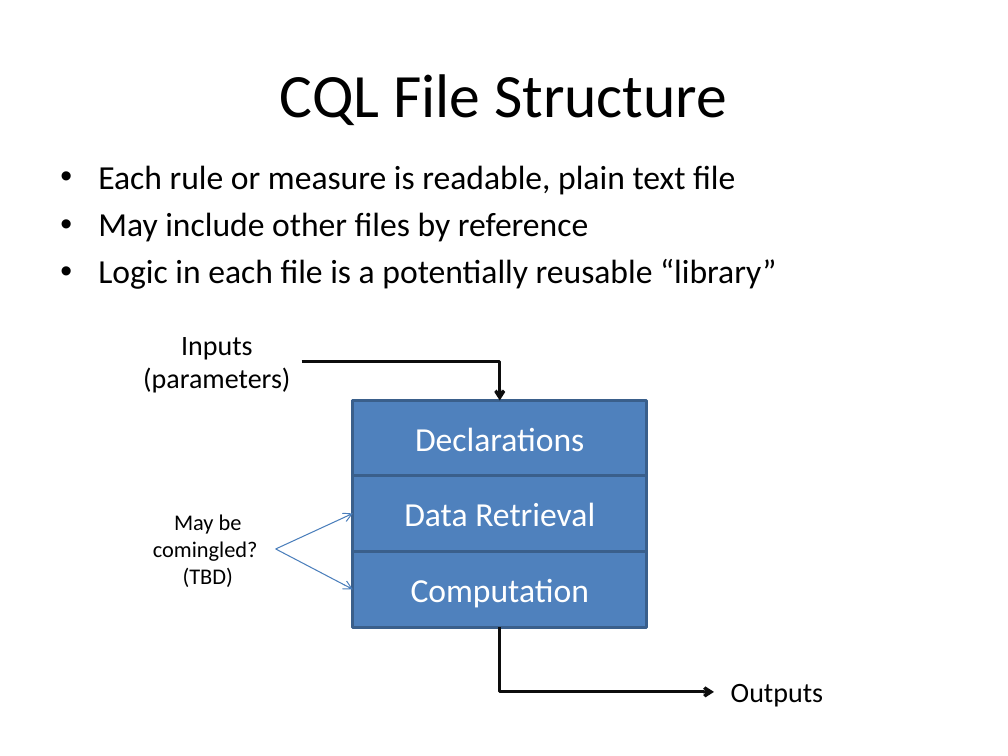
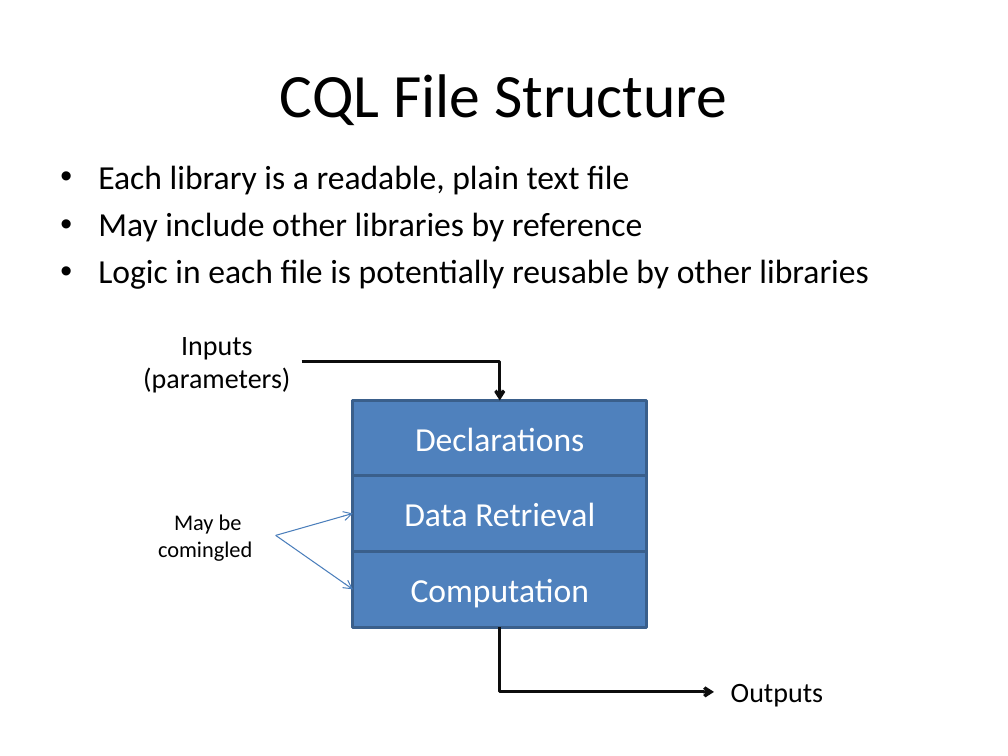
Before and after one commit to cqframework/OneModel, a slide deck: slide 4 of CQL/Documents/CQL_Technical_Introduction_20140604.pptx. Drawn at 1008x756 pixels with LibreOffice and Linux fonts; fonts in the diff are those of the drawing. Boxes give left, top, right and bottom in pixels: in the first picture for what was removed or moved away, otherwise in the second. Text is boxed around its words. In the diff, an @@ line names an element or a change of style, - is before the commit and + after.

```diff
--- a/CQL/Documents/CQL_Technical_Introduction_20140604.pptx
+++ b/CQL/Documents/CQL_Technical_Introduction_20140604.pptx
@@ text at [98, 165, 868, 289]: text changed @@
-• Each rule or measure is readable, plain text file
-• May include other files by reference
-• Logic in each file is a potentially reusable “library”
+• Each library is a readable, plain text file
+• May include other libraries by reference
+• Logic in each file is potentially reusable by other libraries
@@ text at [158, 514, 252, 561]: text changed @@
-May be comingled?
-(TBD)
+May be comingled
@@ arrow moved from (276, 549) - (353, 590) to (276, 535) - (353, 590) @@
@@ arrow moved from (276, 549) - (353, 513) to (276, 535) - (353, 513) @@
```
Also in this commit, not shown: 17 other slides changed, 6 slides added, 2 slides removed, 17 other files.
